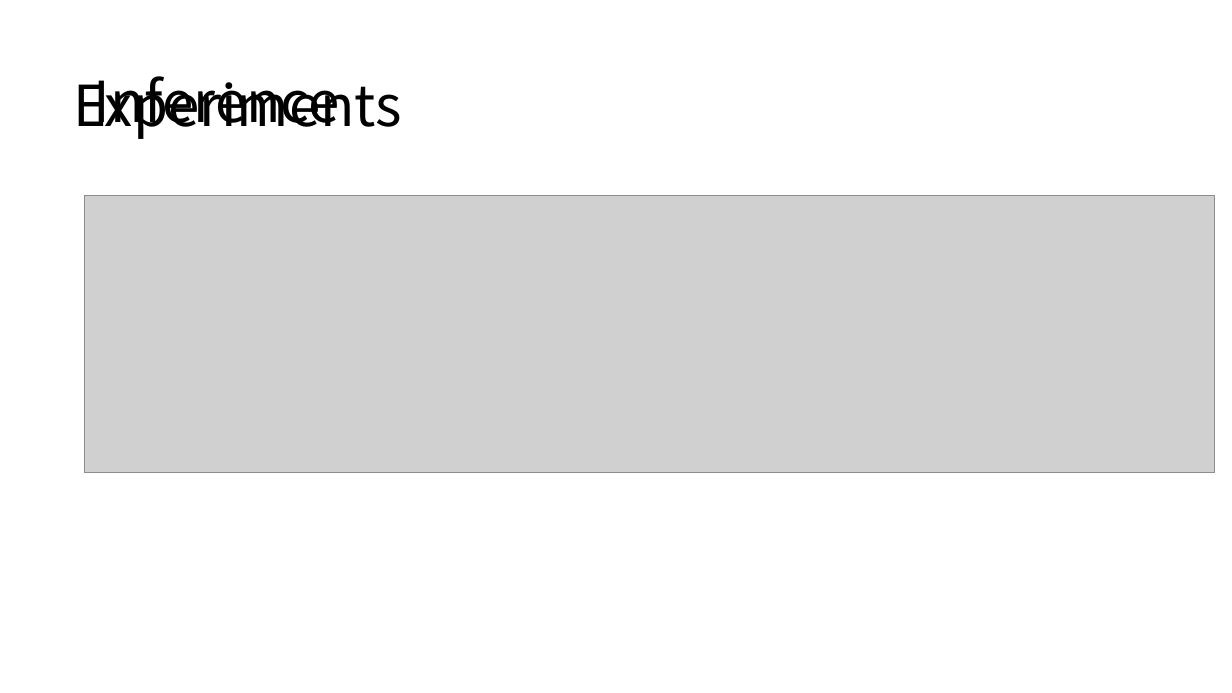
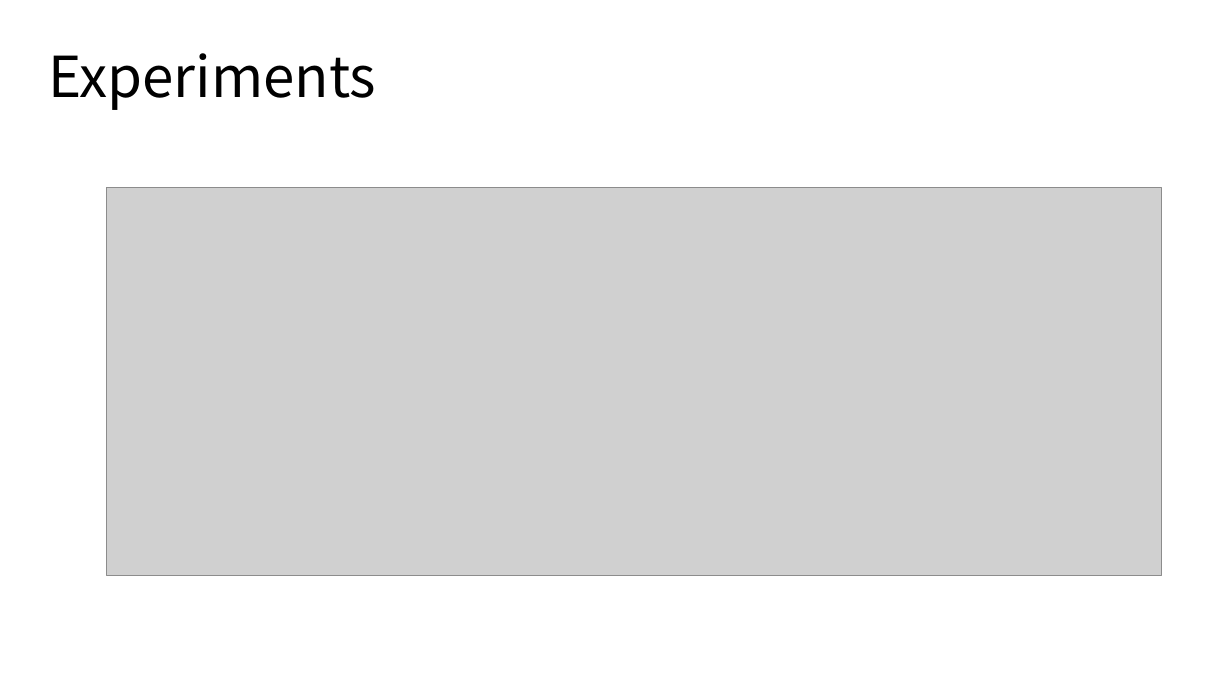
Before and after one commit to yichousun/Winter2021_CS249_GNN, a slide deck: slide 16 of Paper_Presentation/Knowledge_Graph/BetaE/pre.pptx. Drawn at 1232x693 pixels with LibreOffice and Linux fonts; fonts in the diff are those of the drawing; grey boxes stand for pictures; background and template pictures are left out. Boxes give left, top, right and bottom in pixels: in the first picture for what was removed or moved away, otherwise in the second. Text is boxed around its words. In the diff, an @@ line names an element or a change of style, - is before the commit and + after.

```diff
--- a/Paper_Presentation/Knowledge_Graph/BetaE/pre.pptx
+++ b/Paper_Presentation/Knowledge_Graph/BetaE/pre.pptx
@@ text "Experiments" rewrapped from <box>74,76,402,139</box> to <box>48,53,376,110</box> @@
@@ title removed at <box>94,76,340,137</box> @@
-Inference
@@ picture: place and size @@
-picture at <box>85,195,1215,472</box>
+picture at <box>106,188,1161,576</box>
```
Also in this commit, not shown: 3 slides added, 3 slides removed, 1 other file.
